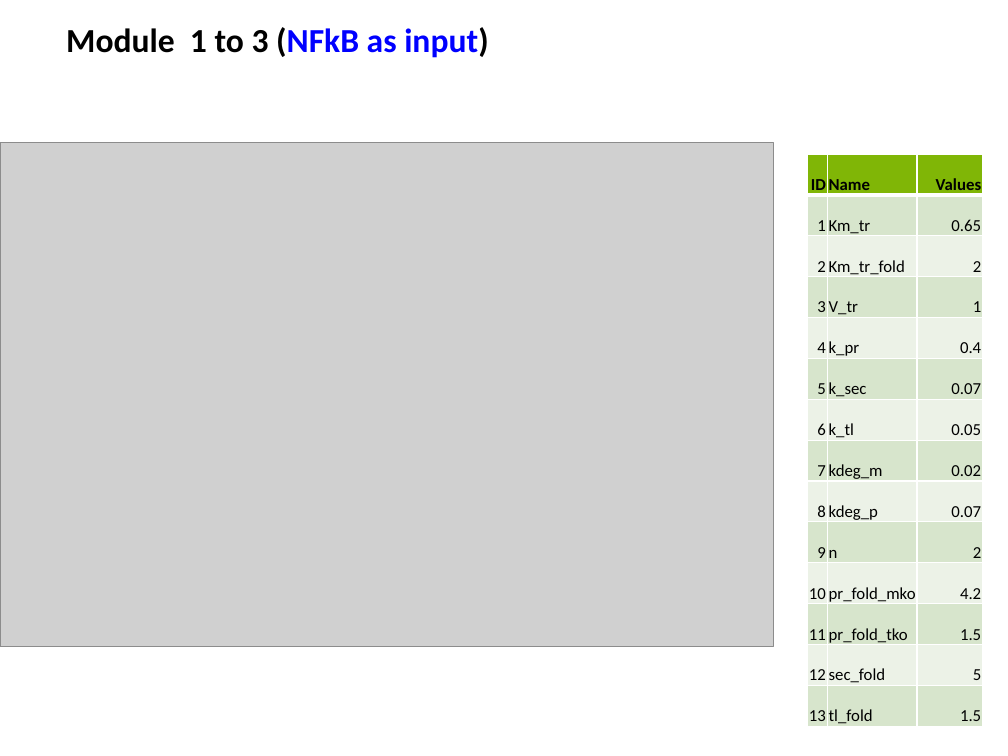
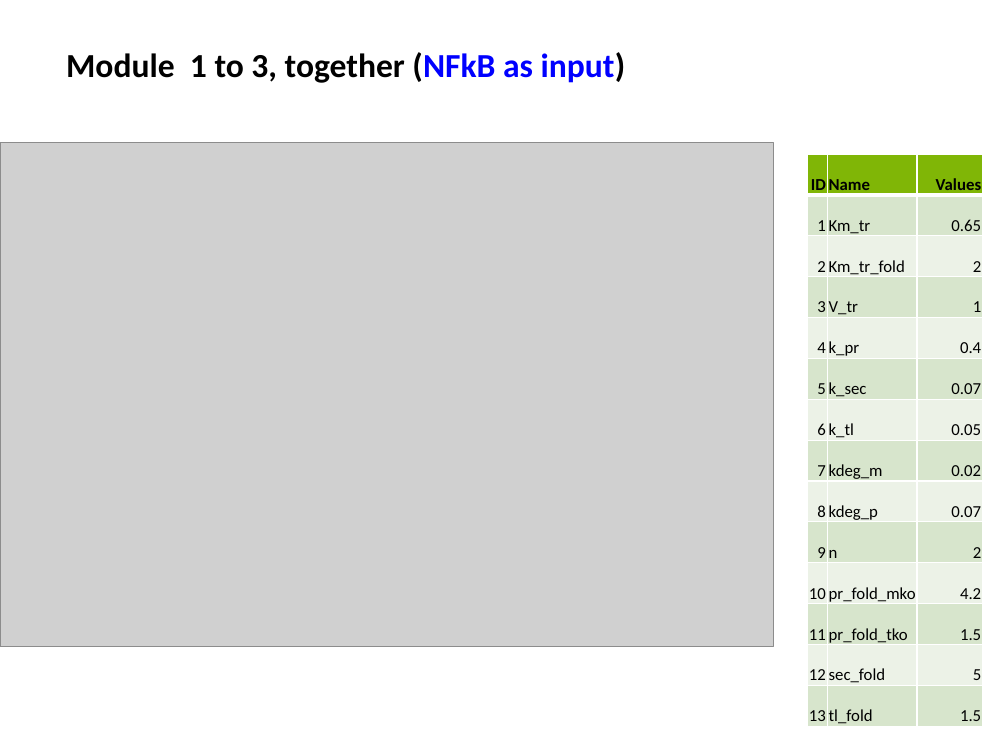
Before and after one commit to biomystery/TNF_regulation, a slide deck: slide 10 of TNF_Slides.pptx (slide 11 before the commit). Drawn at 1008x756 pixels with LibreOffice and Linux fonts; fonts in the diff are those of the drawing; grey boxes stand for pictures. Boxes give left, top, right and bottom in pixels: in the first picture for what was removed or moved away, otherwise in the second. Text is boxed around its words. In the diff, an @@ line names an element or a change of style, - is before the commit and + after.

```diff
--- a/TNF_Slides.pptx
+++ b/TNF_Slides.pptx
@@ text at [66, 52, 626, 83]: text changed @@
-Module 1 to 3 (NFkB as input)
+Module 1 to 3, together (NFkB as input)
```
Also in this commit, not shown: 4 other slides changed, 4 slides added, 5 slides removed, 20 other files.
